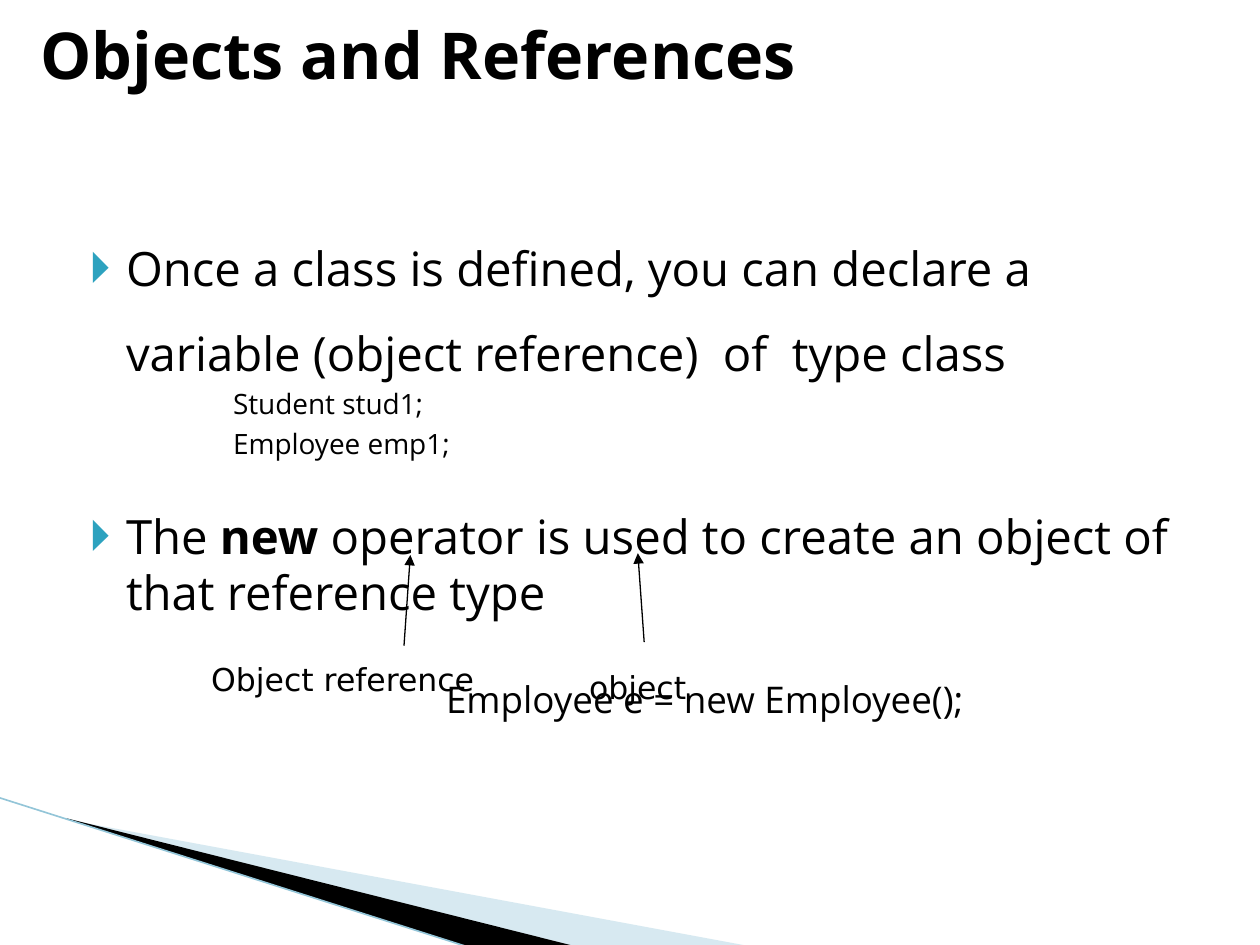
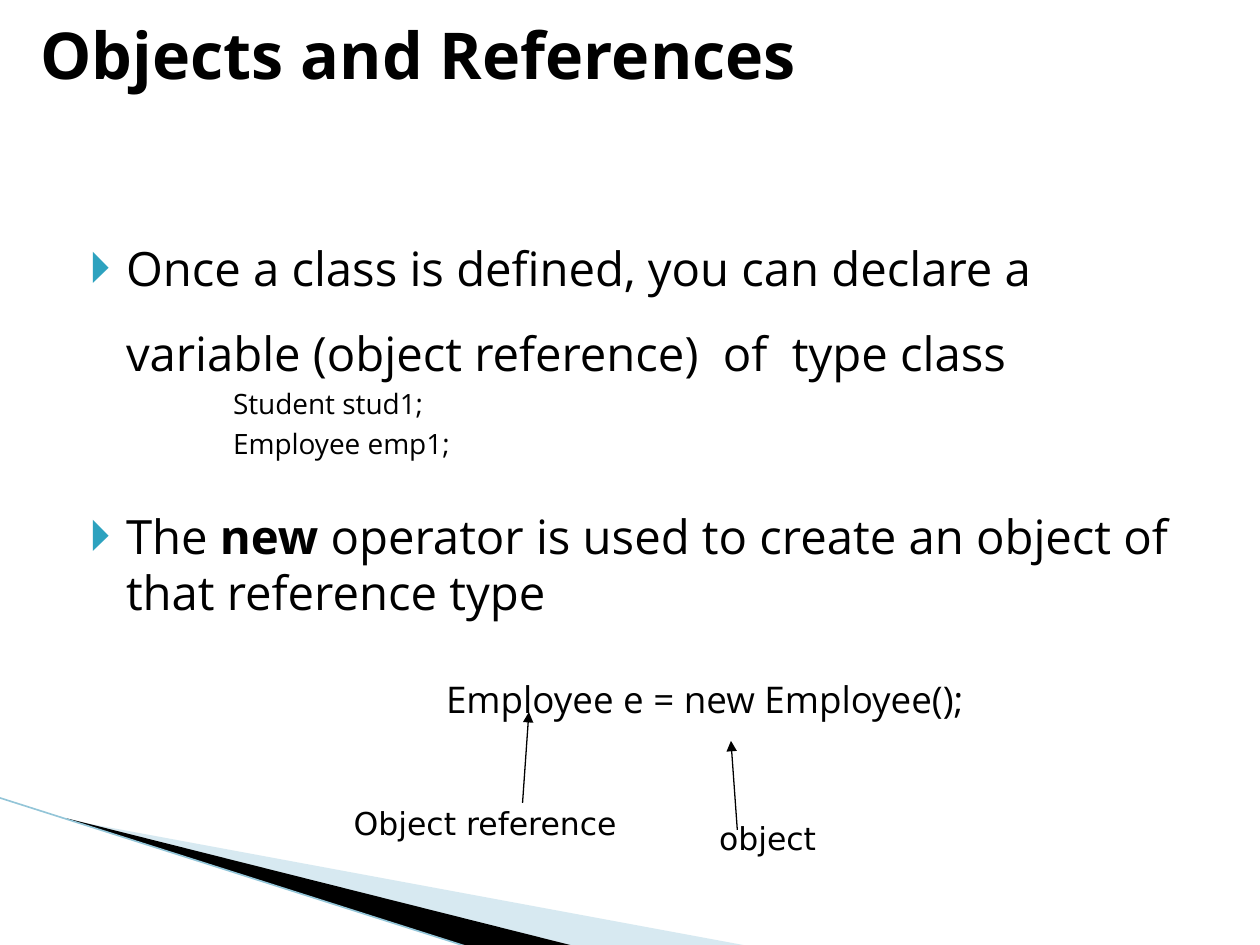
Before and after one commit to prabhat1510/prodapt2024, a slide deck: slide 10 of content/corejava/DAY-2.pptx. Drawn at 1260x945 pixels with LibreOffice and Linux fonts; fonts in the diff are those of the drawing; background and template pictures are left out. Boxes give left, top, right and bottom in pixels: in the first picture for what was removed or moved away, otherwise in the second. Text is boxed around its words. In the diff, an @@ line names an element or a change of style, - is before the commit and + after.

```diff
--- a/content/corejava/DAY-2.pptx
+++ b/content/corejava/DAY-2.pptx
@@ arrow moved from (404, 645) - (411, 554) to (523, 803) - (529, 712) @@
@@ arrow moved from (644, 643) - (638, 553) to (737, 830) - (731, 741) @@
@@ text "Object reference": place and size @@
-text "Object reference" at (211,667,474,699)
+text "Object reference" at (354,811,616,842)
@@ text "object": place and size @@
-text "object" at (589,675,686,706)
+text "object" at (719,825,816,857)
```
Also in this commit, not shown: 26 other files.
